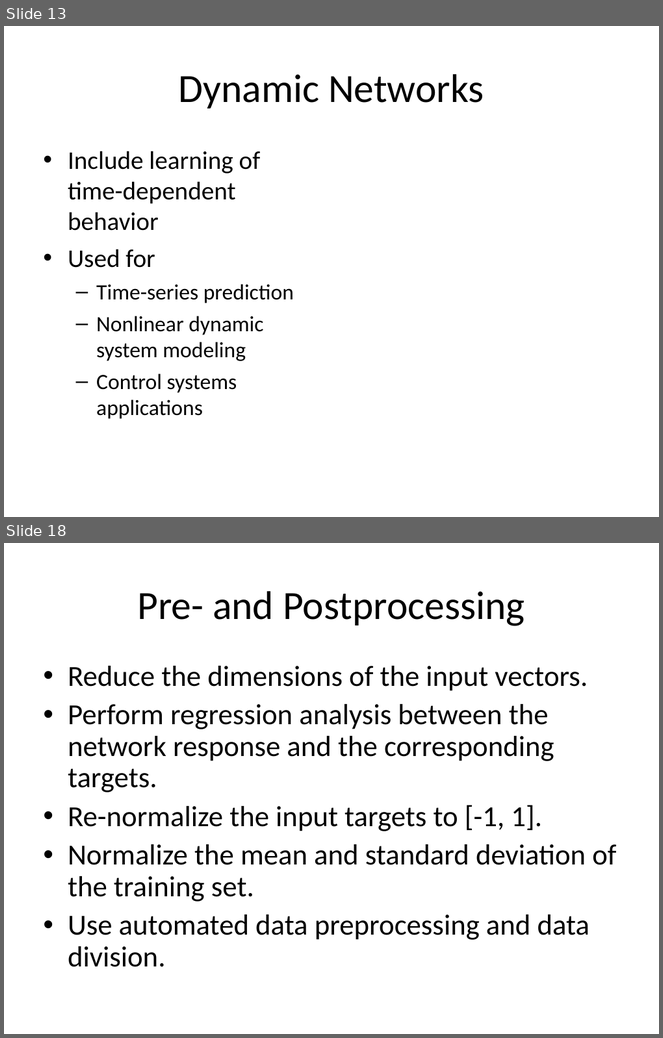
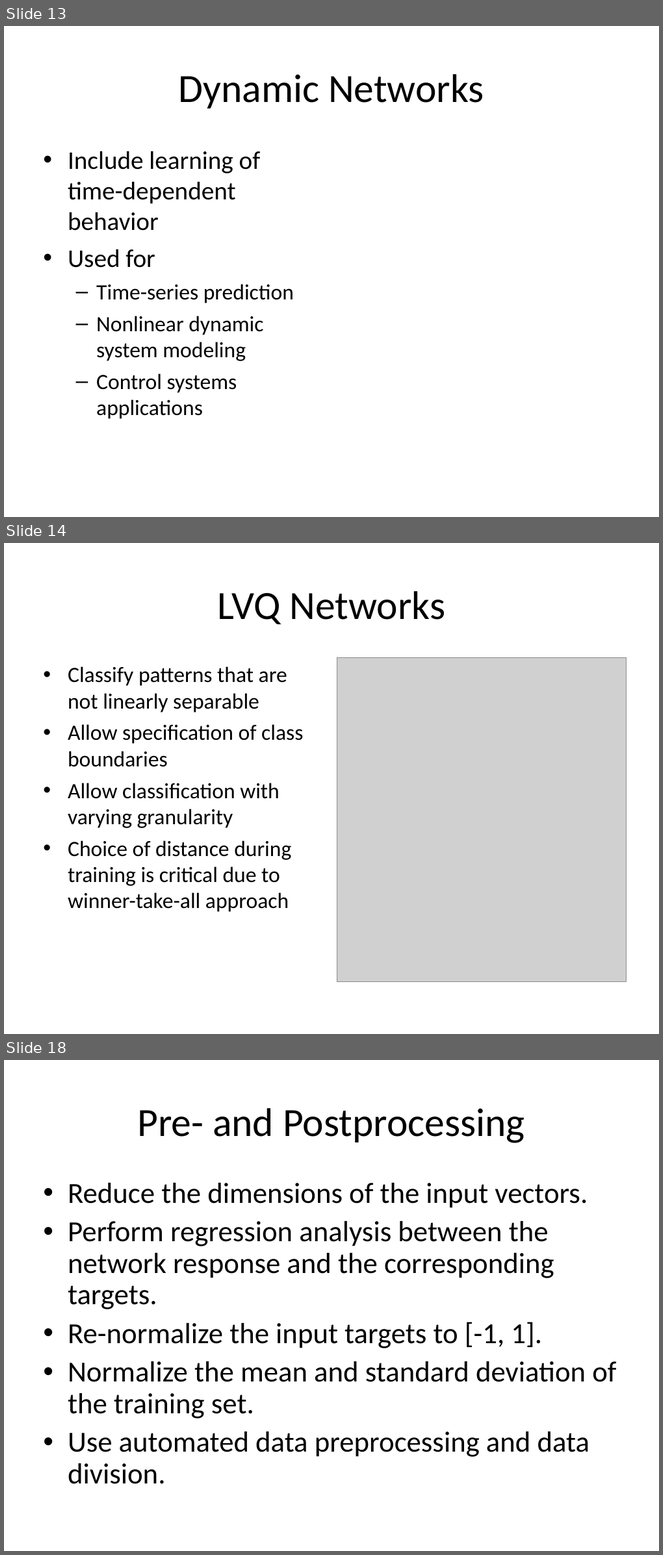
Before and after one commit to mazzas/School, a slide deck: SE4910/Project/Neural Network Toolbox.ppt. Shown one above the other, each under a label of ours: slides 13 and 18 before the commit, slides 13, 14 and 18 after it; the slides between them are not shown. The pictures are 663x1038 and 663x1555 pixels, drawn with LibreOffice and Linux fonts; fonts in the diff are those of the drawing; grey boxes stand for pictures. Boxes give left, top, right and bottom in pixels: in the first picture for what was removed or moved away, otherwise in the second. Text is boxed around its words. In the diff, an @@ line names an element or a change of style, - is before the commit and + after.

```diff
--- a/SE4910/Project/Neural Network Toolbox.ppt
+++ b/SE4910/Project/Neural Network Toolbox.ppt
@@ slide 14 added at (x1=4, y1=543, x2=659, y2=1034), background #FFFFFF @@
@@ title added at (x1=218, y1=591, x2=446, y2=624), 44 pt, text #000000 @@
+LVQ Networks
@@ picture added at (x1=337, y1=657, x2=627, y2=982) @@
@@ text added at (x1=68, y1=667, x2=303, y2=912), 24 pt, text #000000 @@
+• Classify patterns that are not linearly separable
+• Allow specification of class boundaries
+• Allow classification with varying granularity
+• Choice of distance during training is critical due to winner-take-all approach
```
Also in this commit, not shown: 7 slides changed, 2 other slides added, 3 slides removed.
